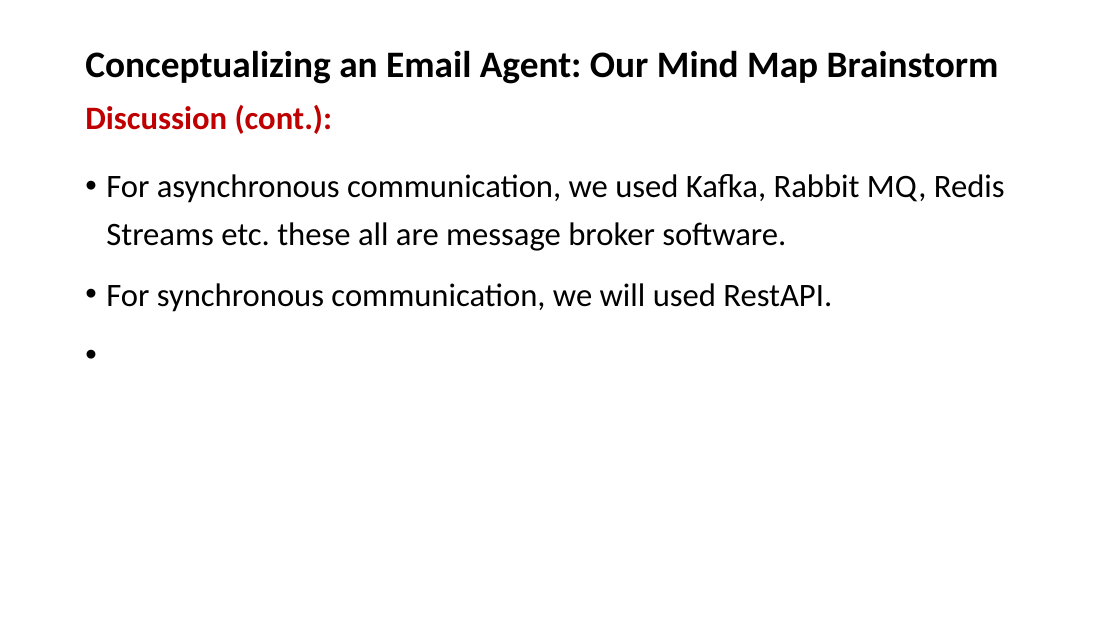
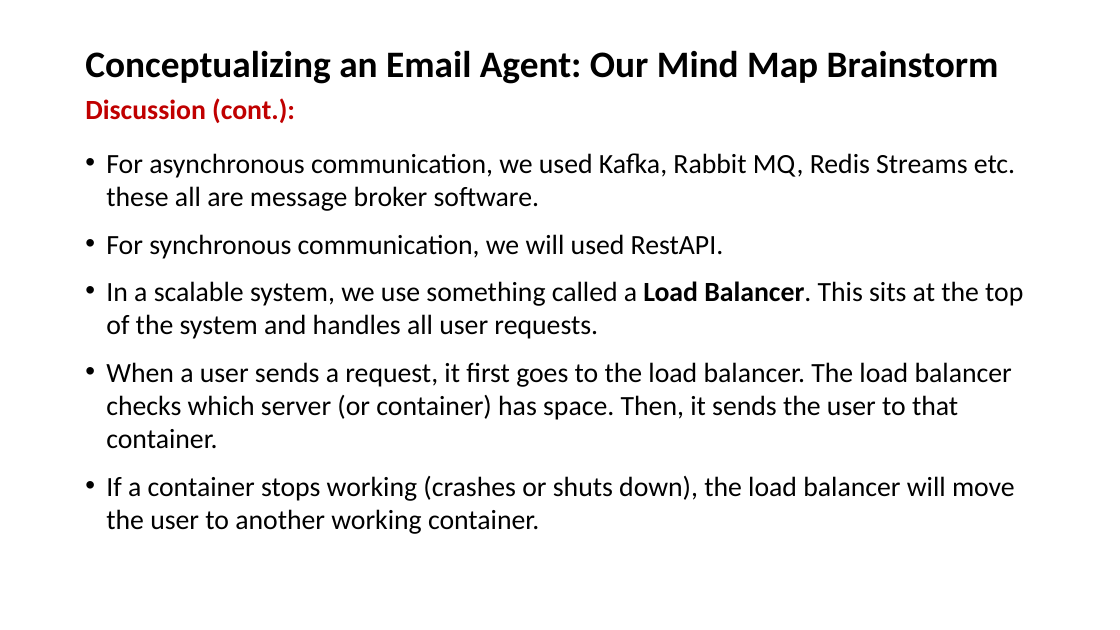
Before and after one commit to OsamabinAdnan/openaisdk_PanaversityYT, a slide deck: slide 129 of Class09_Conceptualizing_anEmailAgentOurMindMapBrainstorm/OpenAI Agents SDK - Open Source.pptx. Drawn at 1120x630 pixels with LibreOffice and Linux fonts; fonts in the diff are those of the drawing. Boxes give left, top, right and bottom in pixels: in the first picture for what was removed or moved away, otherwise in the second. Text is boxed around its words. In the diff, an @@ line names an element or a change of style, - is before the commit and + after.

```diff
--- a/Class09_Conceptualizing_anEmailAgentOurMindMapBrainstorm/OpenAI Agents SDK - Open Source.pptx
+++ b/Class09_Conceptualizing_anEmailAgentOurMindMapBrainstorm/OpenAI Agents SDK - Open Source.pptx
@@ text at <box>85,98,1015,259</box>: size 28 to 23.8 pt in "Discussion (cont.):", "For asynchronous communication, we used Kafka, Rabbit ...", "For synchronous communication, we will used RestAPI."; line spacing 0.9 to 0.7; line spacing 1.2 to 1 @@
@@ text at <box>106,281,1023,534</box>: paragraphs added @@
+• In a scalable system, we use something called a Load Balancer. This sits at the top of the system and handles all user requests.
+• When a user sends a request, it first goes to the load balancer. The load balancer checks which server (or container) has space. Then, it sends the user to that container.
+• If a container stops working (crashes or shuts down), the load balancer will move the user to another working container.
```
Also in this commit, not shown: 1 other slide changed, 1 slide added, 1 other file.
